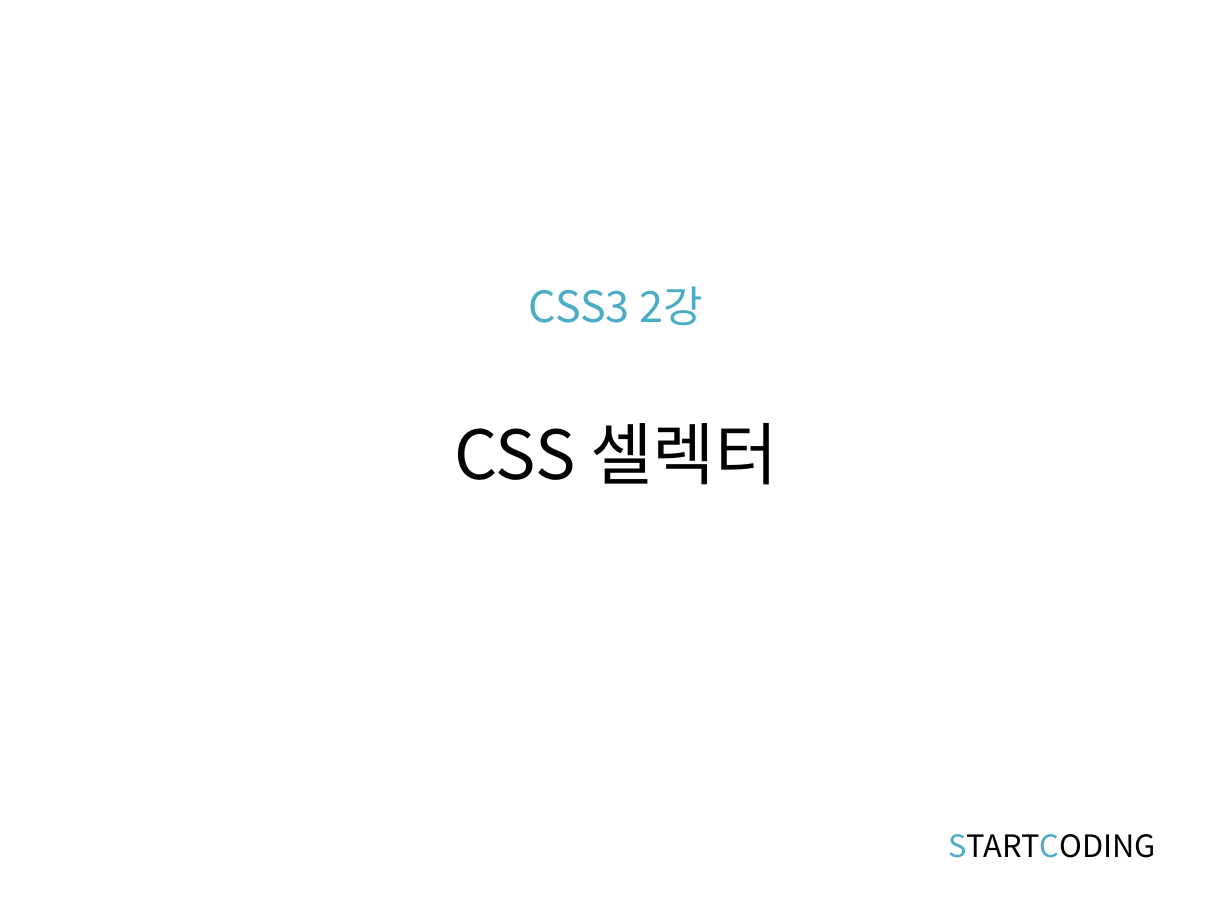
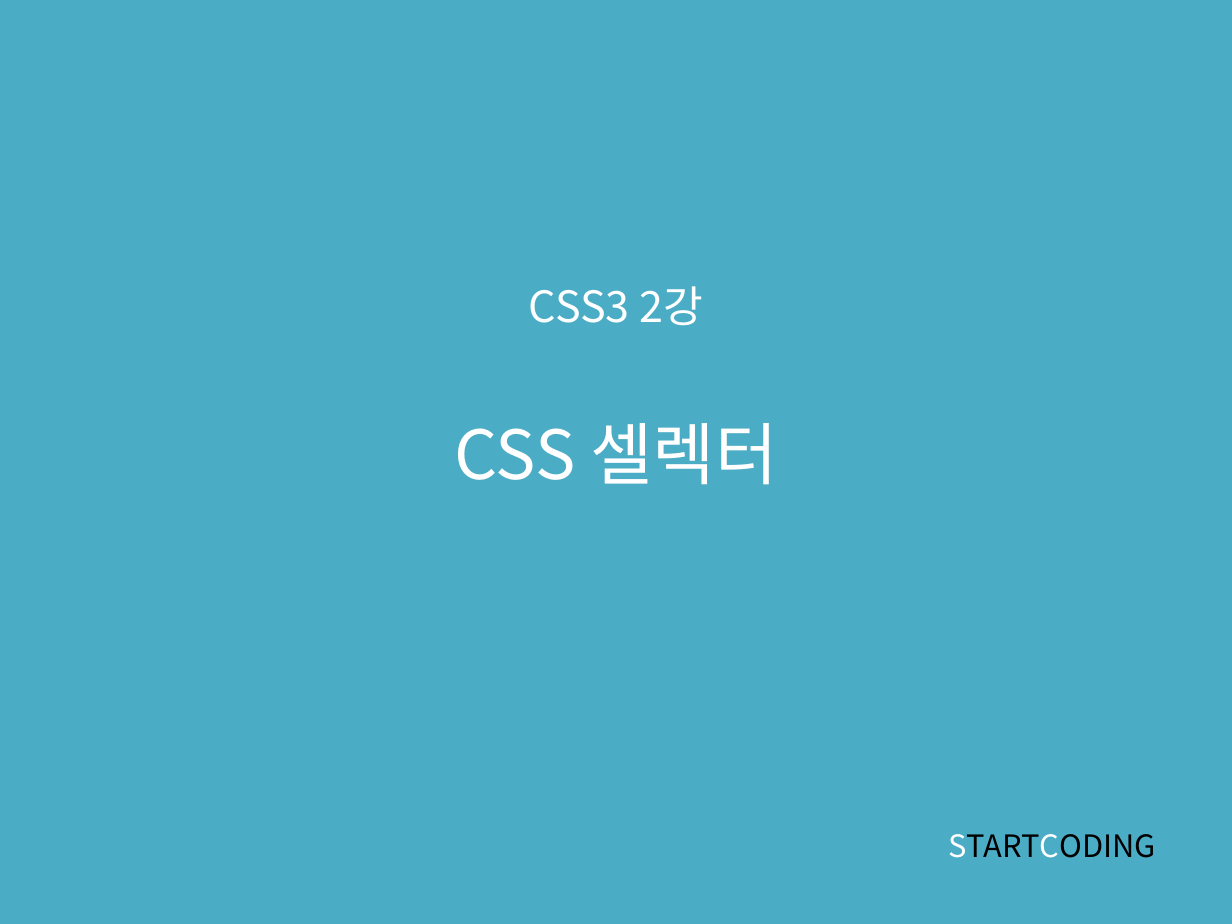
Before and after one commit to kwonkijun/web, a slide deck: slide 1 of 프론트엔드기초(PPT)/CSS3 2강_CSS 셀렉터.pptx. Drawn at 1232x924 pixels with LibreOffice and Linux fonts; fonts in the diff are those of the drawing. Boxes give left, top, right and bottom in pixels: in the first picture for what was removed or moved away, otherwise in the second. Text is boxed around its words. In the diff, an @@ line names an element or a change of style, - is before the commit and + after.

```diff
--- a/프론트엔드기초(PPT)/CSS3 2강_CSS 셀렉터.pptx
+++ b/프론트엔드기초(PPT)/CSS3 2강_CSS 셀렉터.pptx
@@ background #FFFFFF to #4BACC6 @@
@@ title "CSS3 2강 CSS 셀렉터" at [454, 286, 778, 485]: text colour #4BACC6 to #FFFFFF in "CSS3 2강"; text colour #000000 to #FFFFFF in "CSS 셀렉터" @@
@@ text "STARTCODING" at [948, 834, 1156, 858]: text colour #4BACC6 to #FFFFFF in "STARTCODING" @@
```
Also in this commit, not shown: 8 other files.
